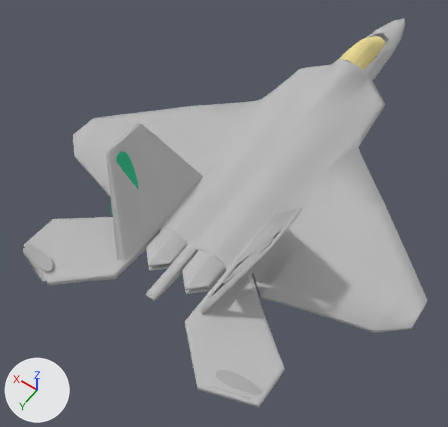
The Blender file gSources/F_22_Raptor.blend as it was, and as the next commit left it.
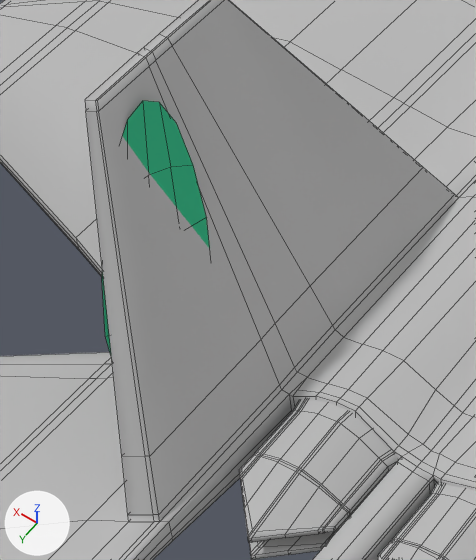
The first picture shows the older version from a 50 mm lens placed at (-3.6, 7.14, 7.16), pointed at (0.26, 1.73, -1.33). The close-ups show both versions on the part from 19% to 46% of the width and 29% to 63% of the height of that picture; other places that the commit changed are outside them. Lighting does not change. The marker at lower left points along +X, +Y and +Z. The close-ups show mesh edges as thin lines.

In view in the first close-up: 'f22', 'leftDirectional'.
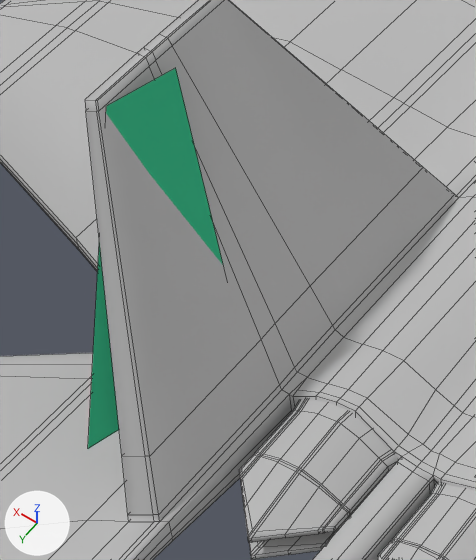
Where the newer file only moved an object's origin or applied its transform, the numbers keep the older frame.

Boxes (x1, y1, x2, y2) around the edits, measured in the close-ups (476 x 560 px):
'leftDirectional', modifiers changed
    before: (102, 101, 210, 358)
    after: (88, 68, 223, 449)

The change, as a list of edits to the scene's bpy script:
```text
Change ob_leftdirectional:
    remove _m = ob_leftdirectional.modifiers.new('Subsurf', 'SUBSURF')
    remove _m.levels = 2
```
